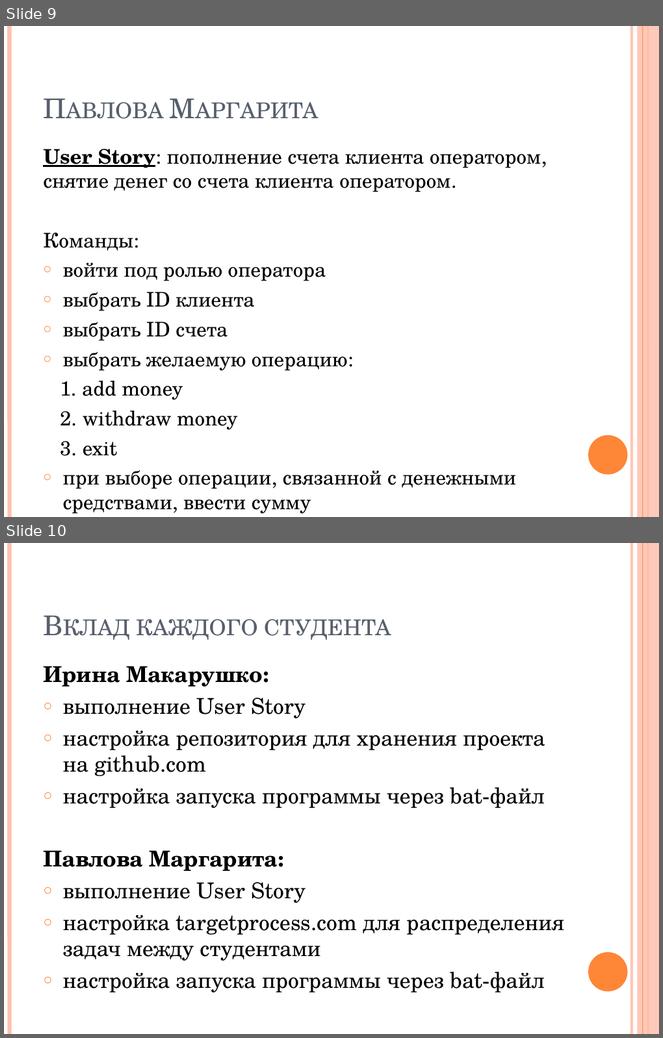
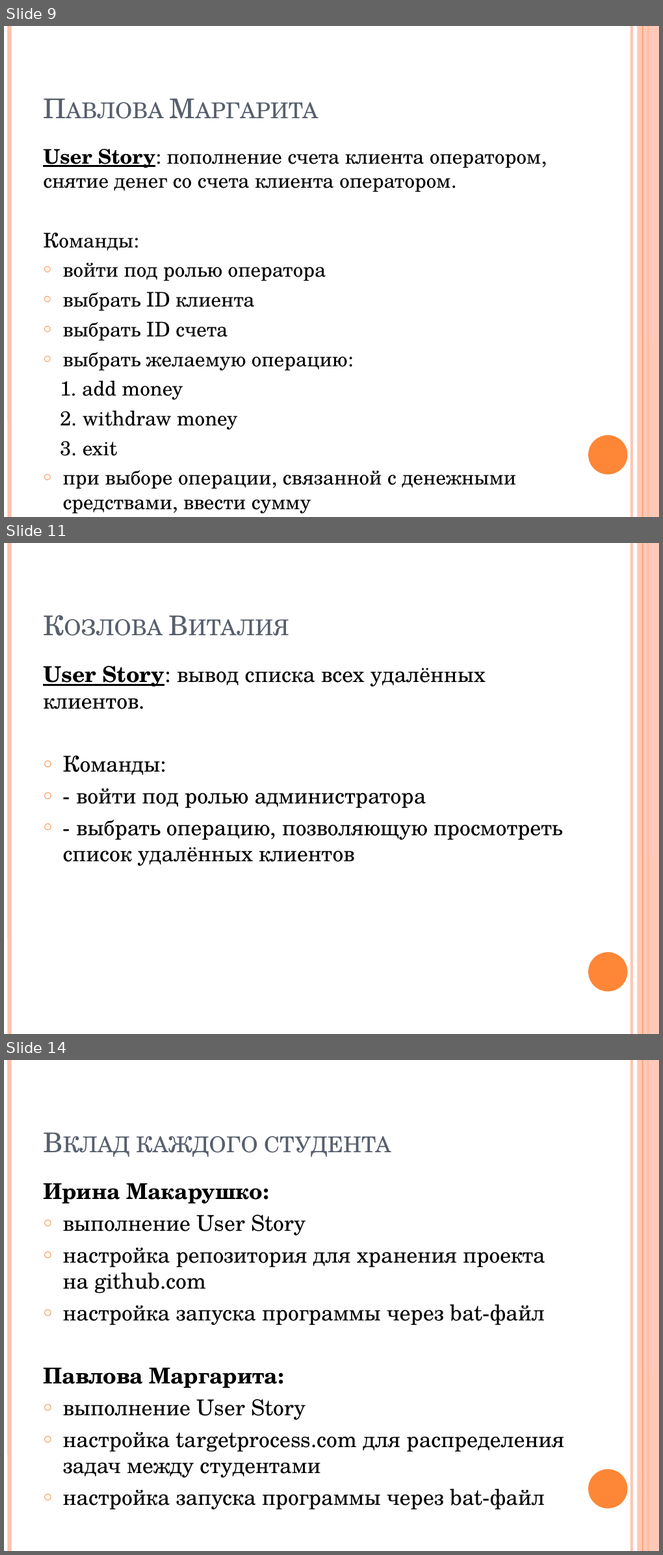
Before and after one commit to IrinaMakarushko/BankSystem, a slide deck: Спецкурс. Презентация.pptx. Shown one above the other, each under a label of ours: slides 9 and 10 before the commit, slides 9, 11 and 14 after it; the slides between them are not shown. The pictures are 663x1038 and 663x1555 pixels, drawn with LibreOffice and Linux fonts; fonts in the diff are those of the drawing. Boxes give left, top, right and bottom in pixels: in the first picture for what was removed or moved away, otherwise in the second. Text is boxed around its words. In the diff, an @@ line names an element or a change of style, - is before the commit and + after.

```diff
--- a/Спецкурс. Презентация.pptx
+++ b/Спецкурс. Презентация.pptx
@@ slide 11 added at (4,543,659,1034), background #FFFFFF; not listed: 6 template elements that a slide beside it also shows @@
@@ title added at (36,563,572,644), 30 pt, text #575F6D, small capitals @@
+Козлова Виталия
@@ text added at (43,666,562,866), 24 pt, text #000000 @@
+User Story: вывод списка всех удалённых клиентов.
+○ Команды:
+○ - войти под ролью администратора
+○ - выбрать операцию, позволяющую просмотреть список удалённых клиентов
@@ what was slide 10 is now slide 14 @@
```
Also in this commit, not shown: 4 other slides added, 7 other files.
